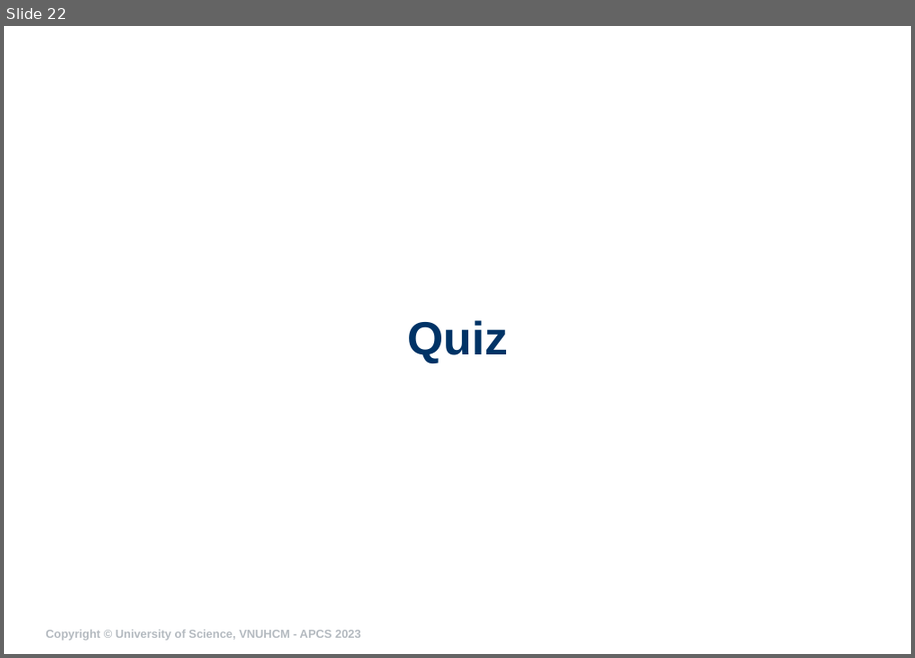
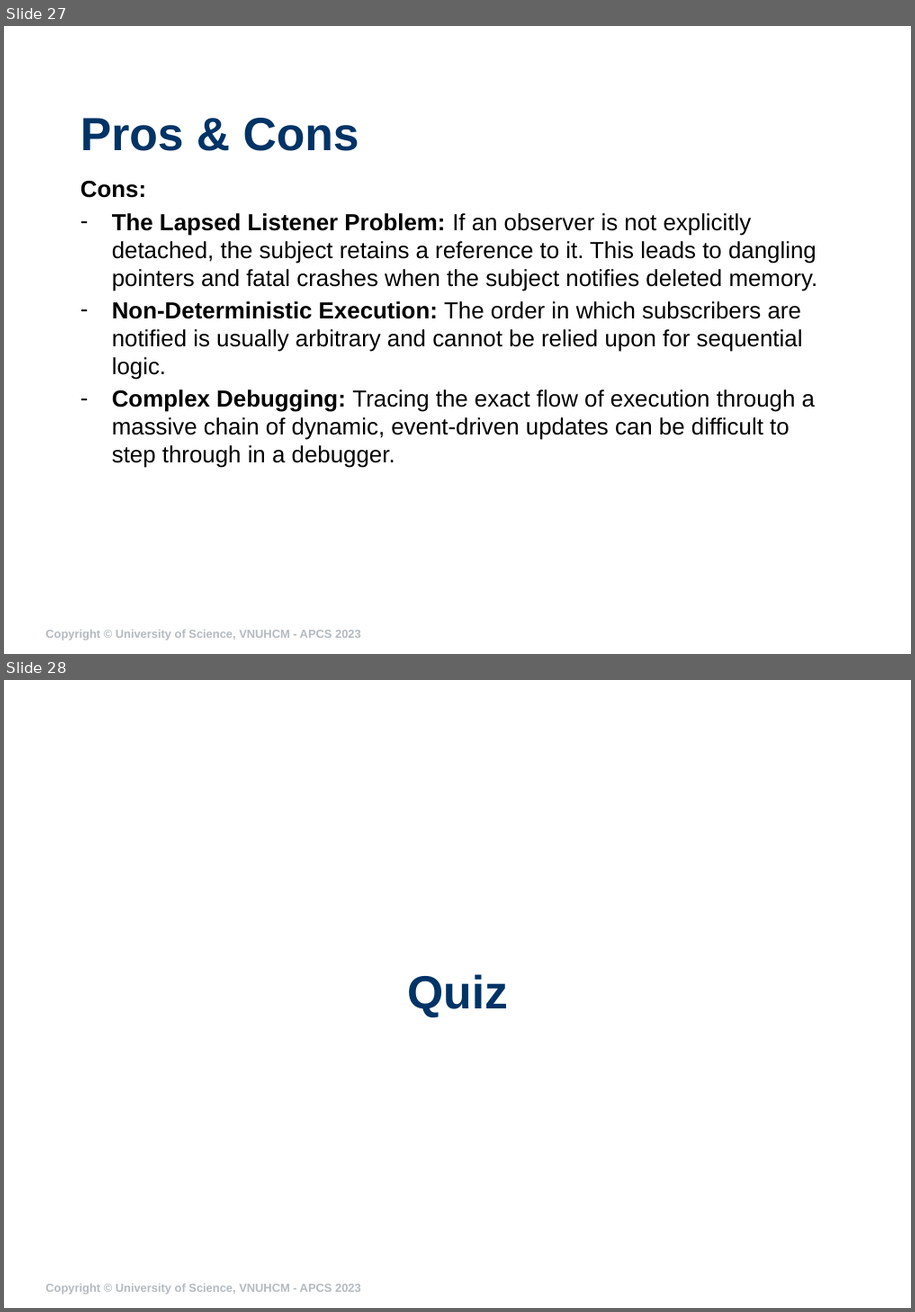
Before and after one commit to ndmhuy/DesignPatternsGroup52, a slide deck: Observer/presentation/ObserverG52.pptx. Shown one above the other, each under a label of ours: slide 22 before the commit, slides 27 and 28 after it. The pictures are 915x658 and 915x1312 pixels, drawn with LibreOffice and Linux fonts; fonts in the diff are those of the drawing; background and template pictures are left out. Boxes give left, top, right and bottom in pixels: in the first picture for what was removed or moved away, otherwise in the second. Text is boxed around its words. In the diff, an @@ line names an element or a change of style, - is before the commit and + after.

```diff
--- a/Observer/presentation/ObserverG52.pptx
+++ b/Observer/presentation/ObserverG52.pptx
@@ slide 27 added at <box>4,26,911,654</box>, background #FFFFFF @@
@@ title added at <box>80,118,360,151</box>, 40 pt, text #003366, bold @@
+Pros & Cons
@@ text added at <box>80,181,818,468</box>, 20 pt, text #000000 @@
+Cons:
+– The Lapsed Listener Problem: If an observer is not explicitly detached, the subject retains a reference to it. This leads to dangling pointers and fatal crashes when the subject notifies deleted memory.
+– Non-Deterministic Execution: The order in which subscribers are notified is usually arbitrary and cannot be relied upon for sequential logic.
+– Complex Debugging: Tracing the exact flow of execution through a massive chain of dynamic, event-driven updates can be difficult to step through in a debugger.
@@ text added at <box>45,630,361,640</box>, 10 pt, text #B4BAC0, bold @@
+Copyright © University of Science, VNUHCM - APCS 2023
@@ what was slide 22 is now slide 28 @@
```
Also in this commit, not shown: 13 slides changed, 16 other slides added, 29 other files.
